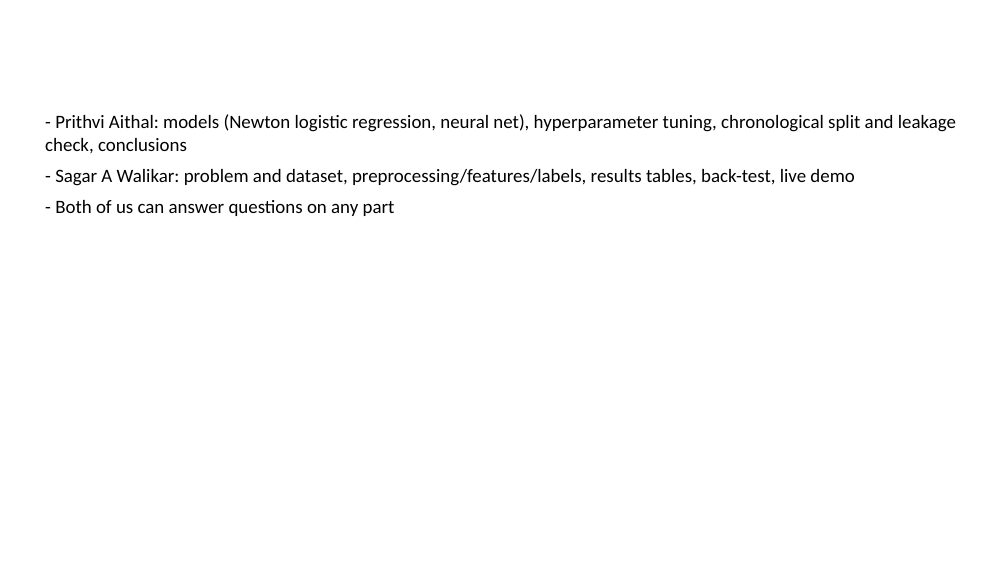
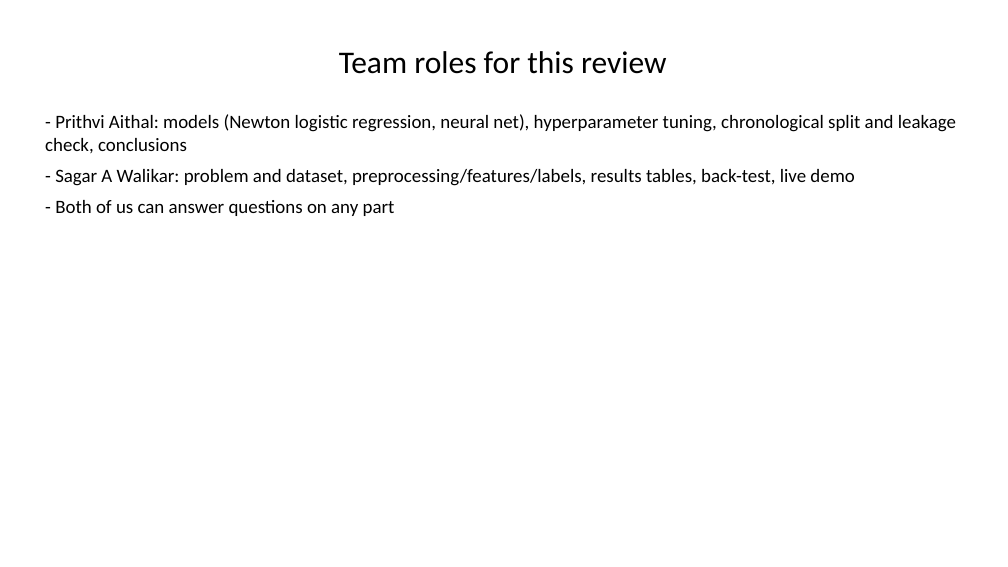
Before and after one commit to Prithvi-Aithal/wsb-market-prediction, a slide deck: slide 13 of docs/presentation.pptx. Drawn at 1008x567 pixels with LibreOffice and Linux fonts; fonts in the diff are those of the drawing. Boxes give left, top, right and bottom in pixels: in the first picture for what was removed or moved away, otherwise in the second. Text is boxed around its words. In the diff, an @@ line names an element or a change of style, - is before the commit and + after.

Commit message:
Fix slide title placement (set top/height explicitly)

```diff
--- a/docs/presentation.pptx
+++ b/docs/presentation.pptx
@@ title added at box(339, 51, 666, 74), 30 pt, text #000000 @@
+Team roles for this review
```
Also in this commit, not shown: 11 other slides changed, 2 slides added, 2 slides removed, 2 other files.
